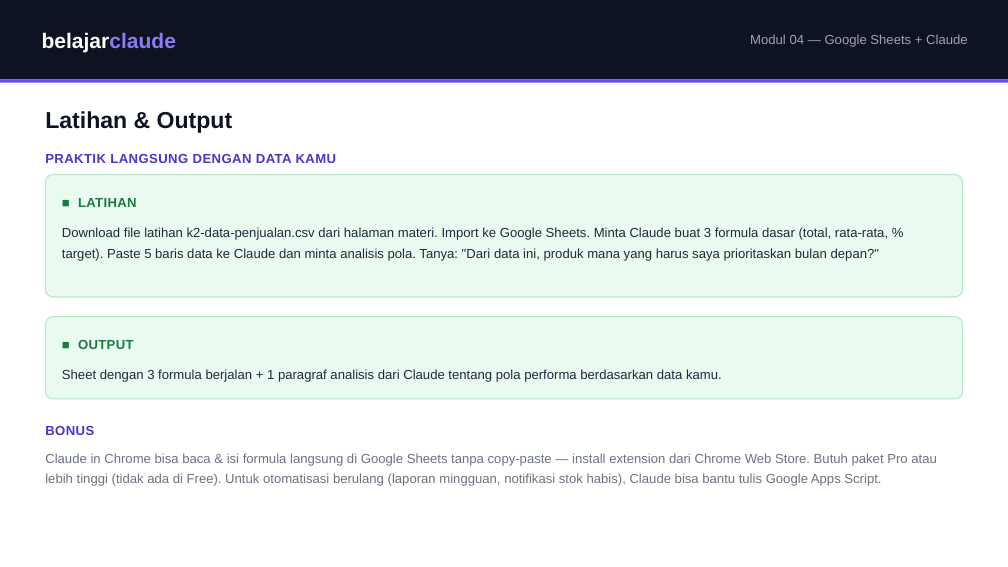
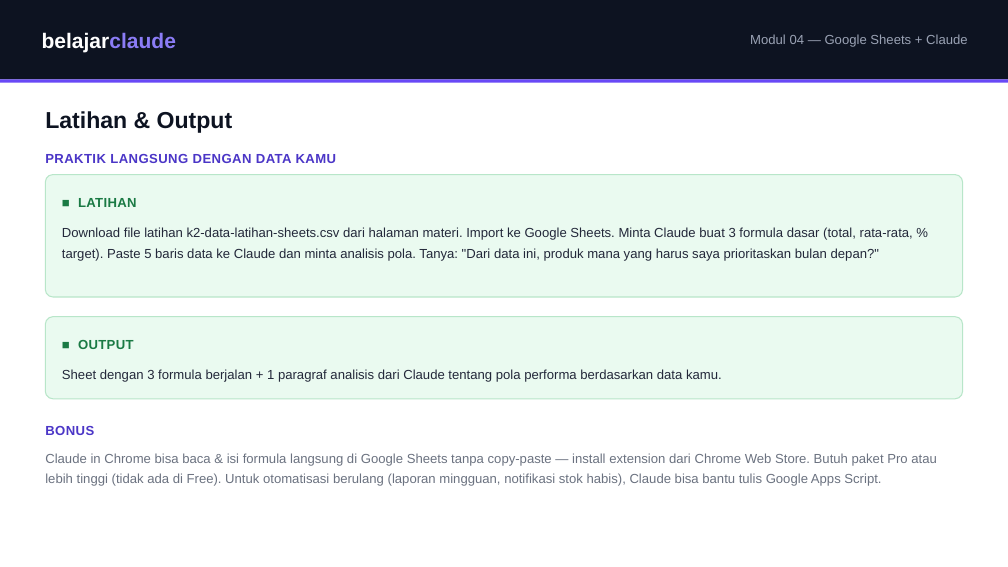
Before and after one commit to juliautomo/belajar-claude, a slide deck: slide 5 of K2-Produktivitas/M04-Google-Sheets/K2-M04-Google-Sheets.pptx. Drawn at 1008x567 pixels with LibreOffice and Linux fonts; fonts in the diff are those of the drawing. Boxes give left, top, right and bottom in pixels: in the first picture for what was removed or moved away, otherwise in the second. Text is boxed around its words. In the diff, an @@ line names an element or a change of style, - is before the commit and + after.

Commit message:
K2 M4: sync HTML/PDF wording to match PPT (Sheets cards, section titles, prompt steps, bonus openings); fix PPT filename bug (k2-data-penjualan.csv -> real k2-data-latihan-sheets.csv); rename helper script .js->.txt with beginner-friendly Notepad/TextEdit install steps

```diff
--- a/K2-Produktivitas/M04-Google-Sheets/K2-M04-Google-Sheets.pptx
+++ b/K2-Produktivitas/M04-Google-Sheets/K2-M04-Google-Sheets.pptx
@@ text at [62, 227, 913, 261]: text changed @@
-Download file latihan k2-data-penjualan.csv dari halaman materi. Import ke Google Sheets. Minta Claude buat 3 formula dasar (total, rata-rata, % target). Paste 5 baris data ke Claude dan minta analisis pola. Tanya: "Dari data ini, produk mana yang harus saya prioritaskan bulan depan?"
+Download file latihan k2-data-latihan-sheets.csv dari halaman materi. Import ke Google Sheets. Minta Claude buat 3 formula dasar (total, rata-rata, % target). Paste 5 baris data ke Claude dan minta analisis pola. Tanya: "Dari data ini, produk mana yang harus saya prioritaskan bulan depan?"
```
Also in this commit, not shown: 1 other slide changed, 2 other files.
